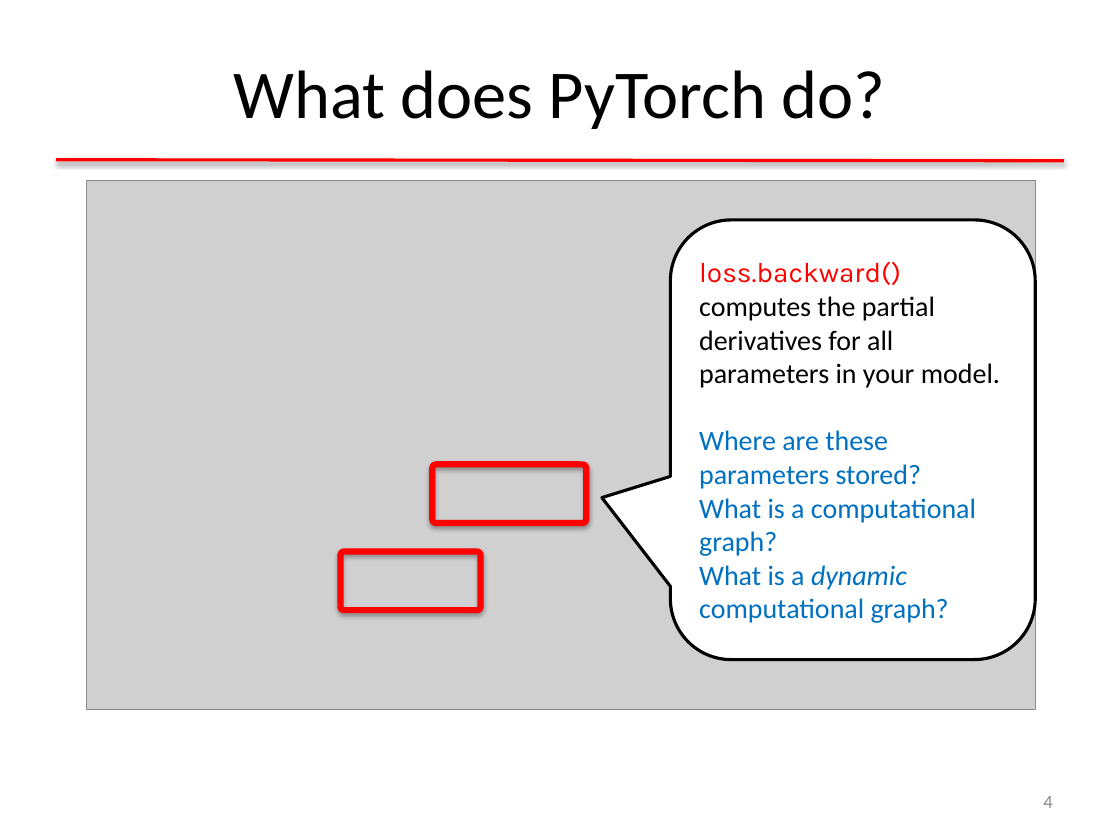
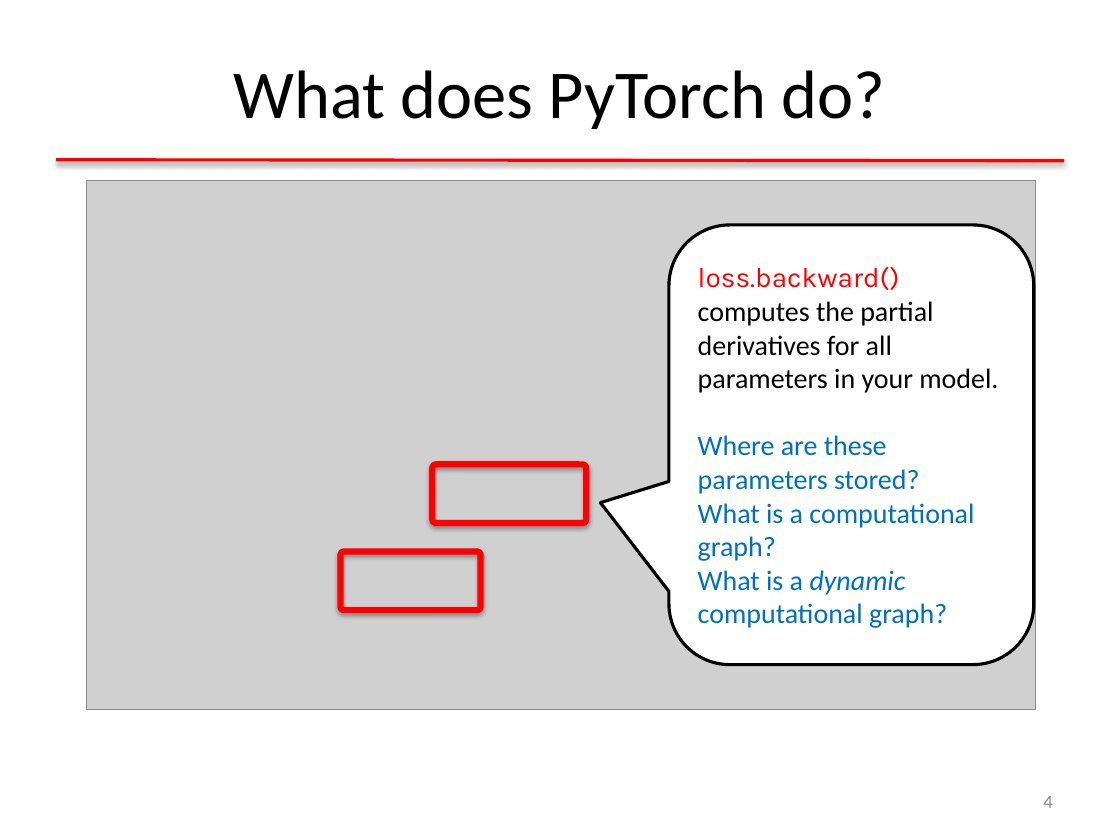
Before and after one commit to clulab/gentlenlp, a slide deck: slide 4 of docs/slides/nnintro-ch4.pptx. Drawn at 1120x840 pixels with LibreOffice and Linux fonts; fonts in the diff are those of the drawing; grey boxes stand for pictures. Boxes give left, top, right and bottom in pixels: in the first picture for what was removed or moved away, otherwise in the second. Text is boxed around its words. In the diff, an @@ line names an element or a change of style, - is before the commit and + after.

```diff
--- a/docs/slides/nnintro-ch4.pptx
+++ b/docs/slides/nnintro-ch4.pptx
@@ rounded speech box "loss.backward() computes the partial derivatives ...": place and size @@
-rounded speech box "loss.backward() computes the partial derivatives ..." at [671, 220, 1036, 660]
+rounded speech box "loss.backward() computes the partial derivatives ..." at [669, 225, 1034, 665]
```
Also in this commit, not shown: 1 other slide changed.
